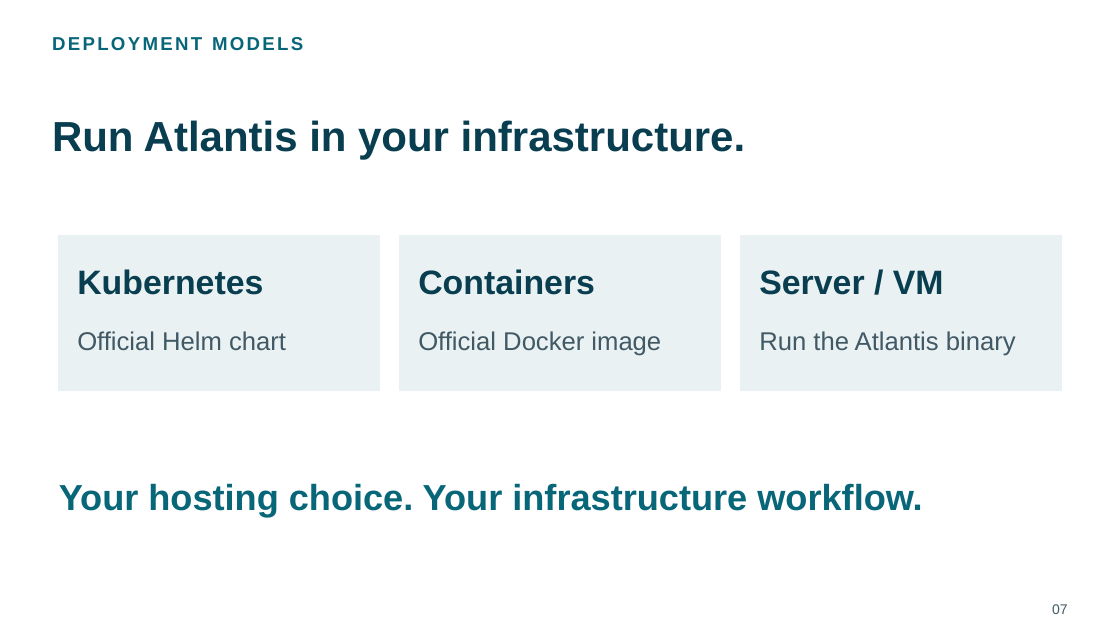
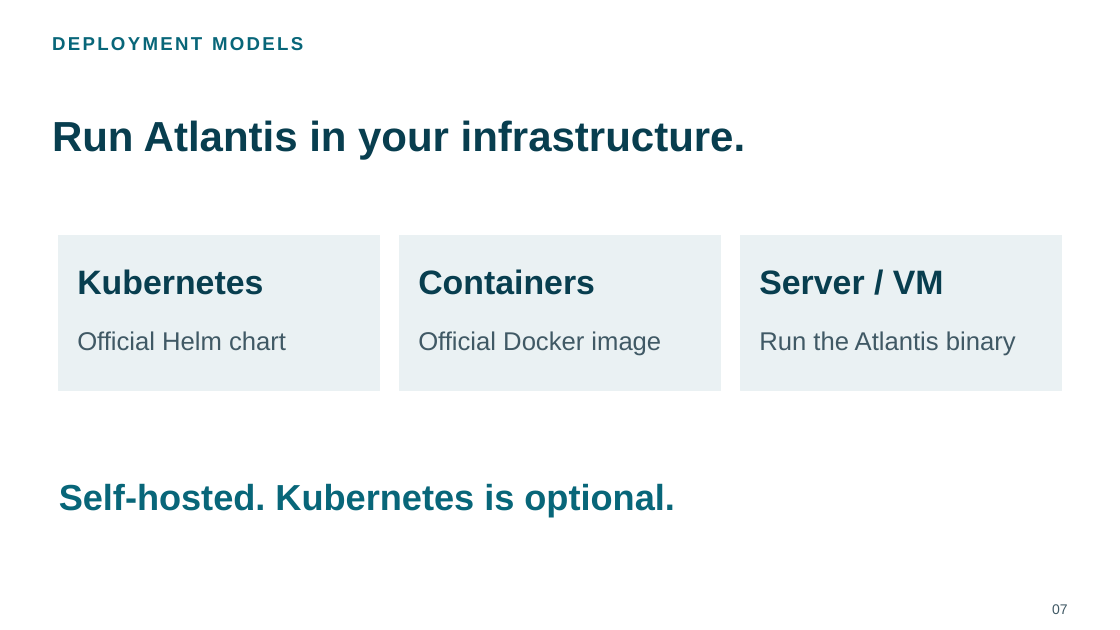
Before and after one commit to chenrui333/atlantis-talk, a slide deck: slide 7 of talks/kubecon-china-2026-atlantis-lightning/slides.pptx. Drawn at 1120x630 pixels with LibreOffice and Linux fonts; fonts in the diff are those of the drawing; background and template pictures are left out. Boxes give left, top, right and bottom in pixels: in the first picture for what was removed or moved away, otherwise in the second. Text is boxed around its words. In the diff, an @@ line names an element or a change of style, - is before the commit and + after.

```diff
--- a/talks/kubecon-china-2026-atlantis-lightning/slides.pptx
+++ b/talks/kubecon-china-2026-atlantis-lightning/slides.pptx
@@ text at [59,483,674,516]: text changed @@
-Your hosting choice. Your infrastructure workflow.
+Self-hosted. Kubernetes is optional.
```
Also in this commit, not shown: 5 other slides changed, 1 slide added, 1 slide removed, 22 other files.
